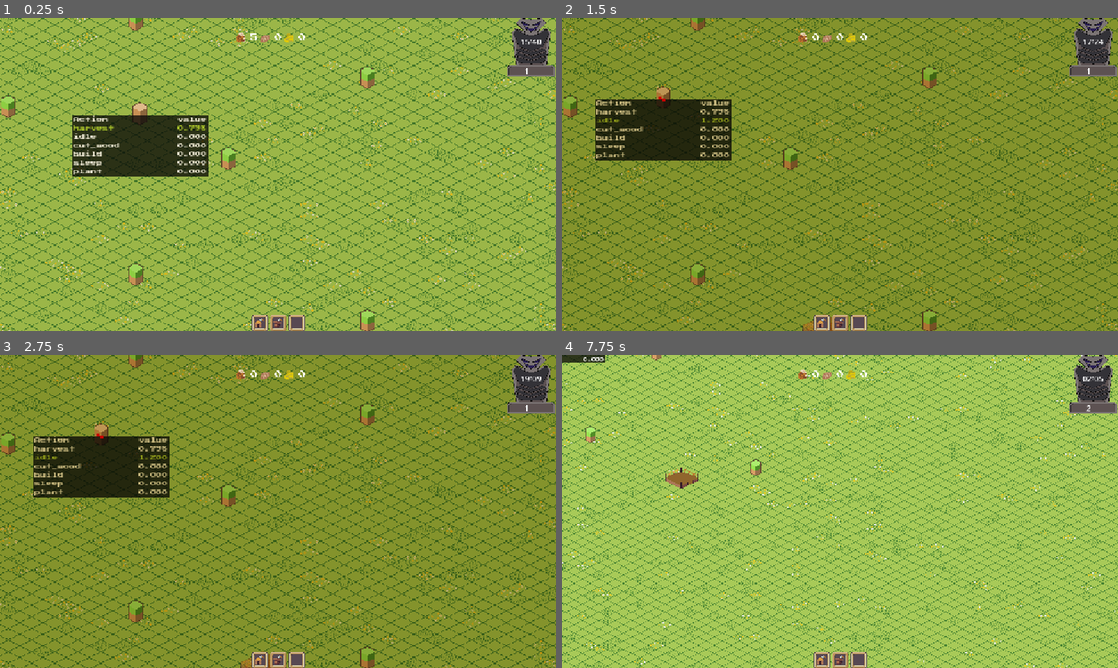
Above: before the commit, frames 1-4 (two rows, left to right).
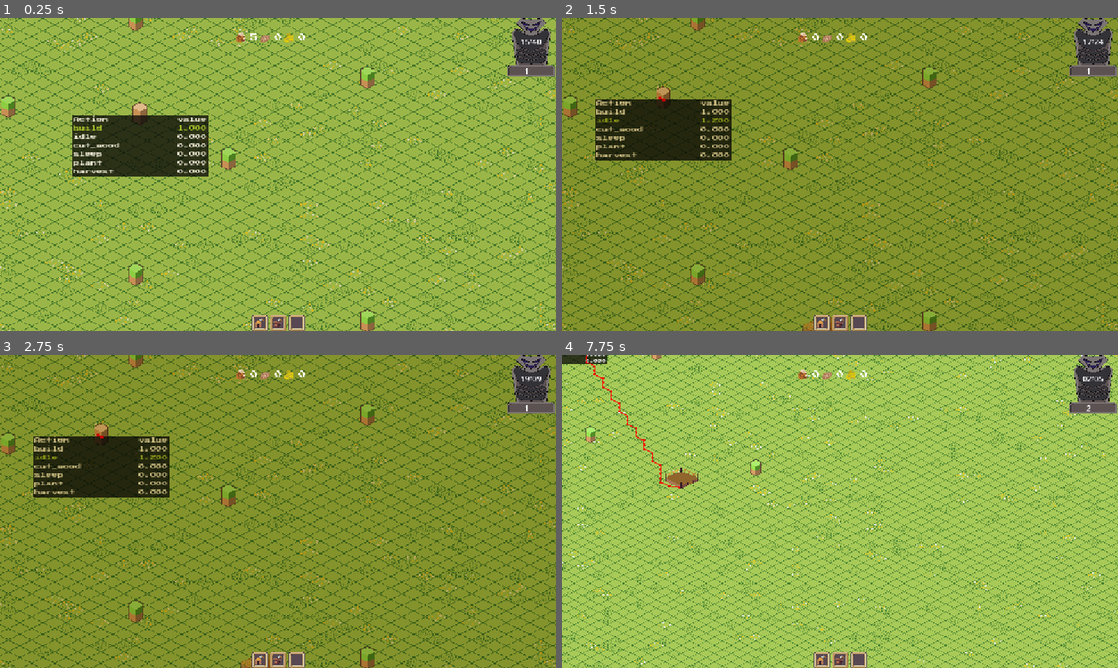
Above: after the commit, the same moments.

Repository: JontanKhuu/Ramen
Game: Godot game, scene res://World/world.tscn
The game is run twice, just before and just after one commit, with the same random seed, the same clock (stepped at 60 frames per second) and the same inputs.
Inputs (mouse positions are in pixels of both pictures, inside the frame that each line leads up to):
- Up to frame 1 (0.25 s): no input
- Up to frame 2 (1.5 s): click (823, 321) at 0.52 s; click (823, 321) at 1.27 s
- Up to frame 3 (2.75 s): click (261, 658) at 2.02 s
- Up to frame 4 (7.75 s): tap Enter at 2.75 s; move the mouse to (962, 495) at 2.77 s; hold Down (camera_move_down) 2.78-3.5 s; click (962, 495) at 2.92 s; drag from (728, 527) to (823, 464) at 3.52 s; click (823, 464) at 4.25 s; move the mouse to (895, 442) at 4.27 s; hold Right (camera_move_right) 4.28-5 s; click (895, 442) at 4.42 s; drag from (812, 574) to (673, 464) at 5.02 s; click (673, 464) at 5.75 s; move the mouse to (1006, 558) at 5.77 s; hold = (camera_zoom_in) 5.78-6.5 s; click (1006, 558) at 5.92 s; drag from (673, 464) to (756, 433) at 6.52 s; click (756, 433) at 7.25 s; move the mouse to (867, 511) at 7.27 s; click (867, 511) at 7.35 s

The runs differ from the first frame. In frame 1, 0.2% of the frame differs, in the area x 13-38%, y 34-50%; in frame 2, 0.2%; in frame 3, 0.2%; in frame 4, 0.2%.

Commit message:
cut_wood hotfix

Diff:
--- a/NPC/Scenes/npc.tscn
+++ b/NPC/Scenes/npc.tscn
@@ -53,7 +53,7 @@
 collision_layer = 129
 collision_mask = 129
 script = ExtResource("1_056qb")
-job = 3
+job = 2
 
 [node name="Sprite2D" type="Sprite2D" parent="."]
 texture = ExtResource("1_asys0")
--- a/NPC/Scripts/npc.gd
+++ b/NPC/Scripts/npc.gd
@@ -131,7 +131,7 @@
 	if global_position.distance_to(_target) < 10:
 		var tree_map_pos = treeTiles.local_to_map(_target)
 		treeTiles.set_cell(tree_map_pos,0)
-		Global.wood += 2
+		Global.inventory_dict[Global.RESOURCES_TRACKED.WOOD] += 2
 
 		_target = null
 		pass
